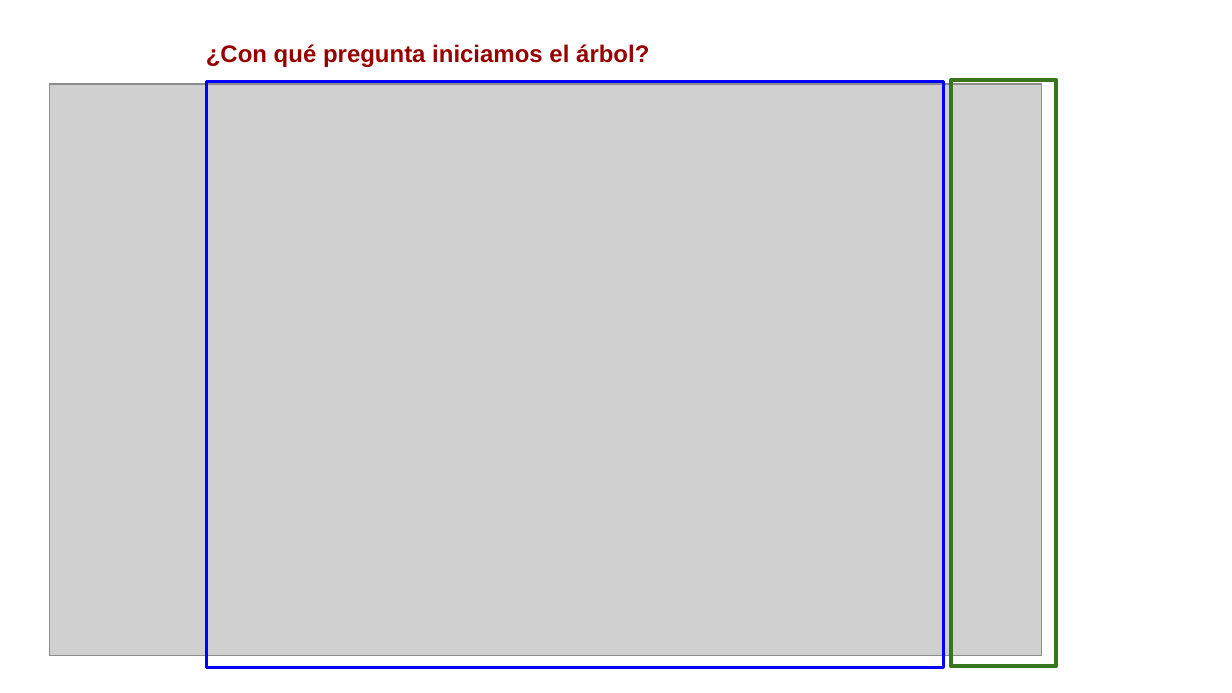
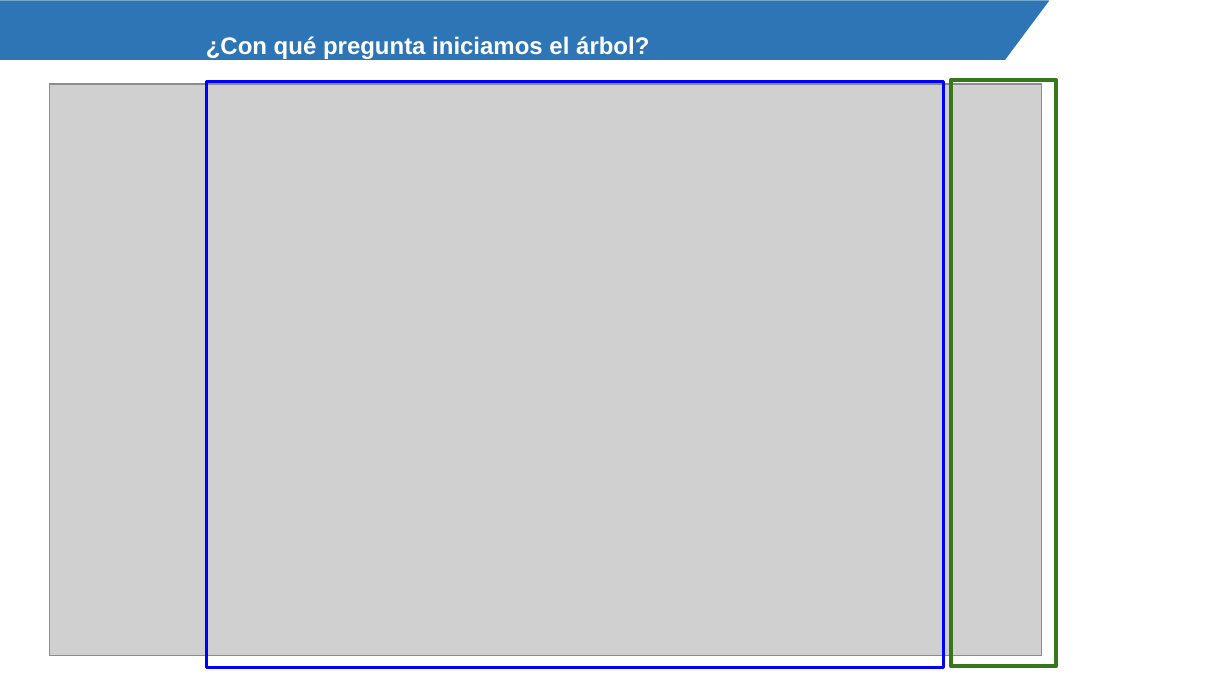
Before and after one commit to Mily3000/Diplomatura-de-Especializacion-en-Desarrollo-de-Aplicaciones-con-IA, a slide deck: slide 11 of Fundamentos de Machine Learning/2. Árboles de decisión.pptx. Drawn at 1232x693 pixels with LibreOffice and Linux fonts; fonts in the diff are those of the drawing; grey boxes stand for pictures; background and template pictures are left out. Boxes give left, top, right and bottom in pixels: in the first picture for what was removed or moved away, otherwise in the second. Text is boxed around its words. In the diff, an @@ line names an element or a change of style, - is before the commit and + after.

```diff
--- a/Fundamentos de Machine Learning/2. Árboles de decisión.pptx
+++ b/Fundamentos de Machine Learning/2. Árboles de decisión.pptx
@@ trapezoid added at box(0, 0, 1050, 59), fill #2E75B5 @@
@@ text "¿Con qué pregunta iniciamos el ...": place and size @@
-text "¿Con qué pregunta iniciamos el ..." at box(206, 44, 649, 67)
+text "¿Con qué pregunta iniciamos el ..." at box(206, 36, 649, 59)
@@ text "¿Con qué pregunta iniciamos el ..." at box(206, 36, 649, 59): text colour #980000 to #FFFFFF @@
```
Also in this commit, not shown: 41 other slides changed, 2 slides added, 1 slide removed, 3 other files.
